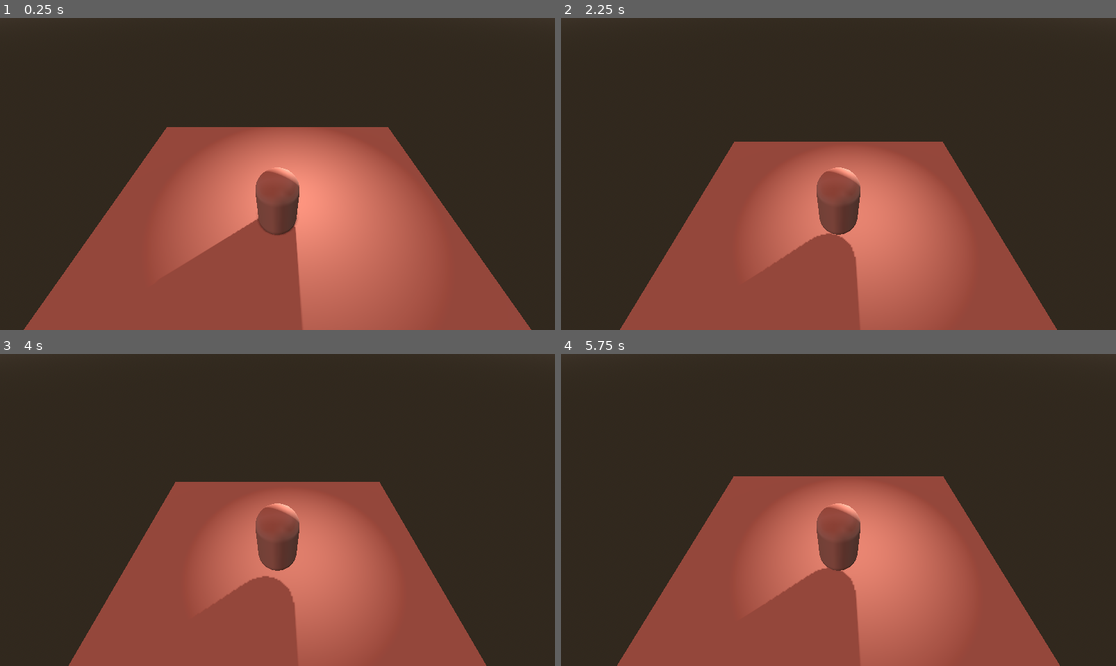
Above: before the commit, frames 1-4 (two rows, left to right).
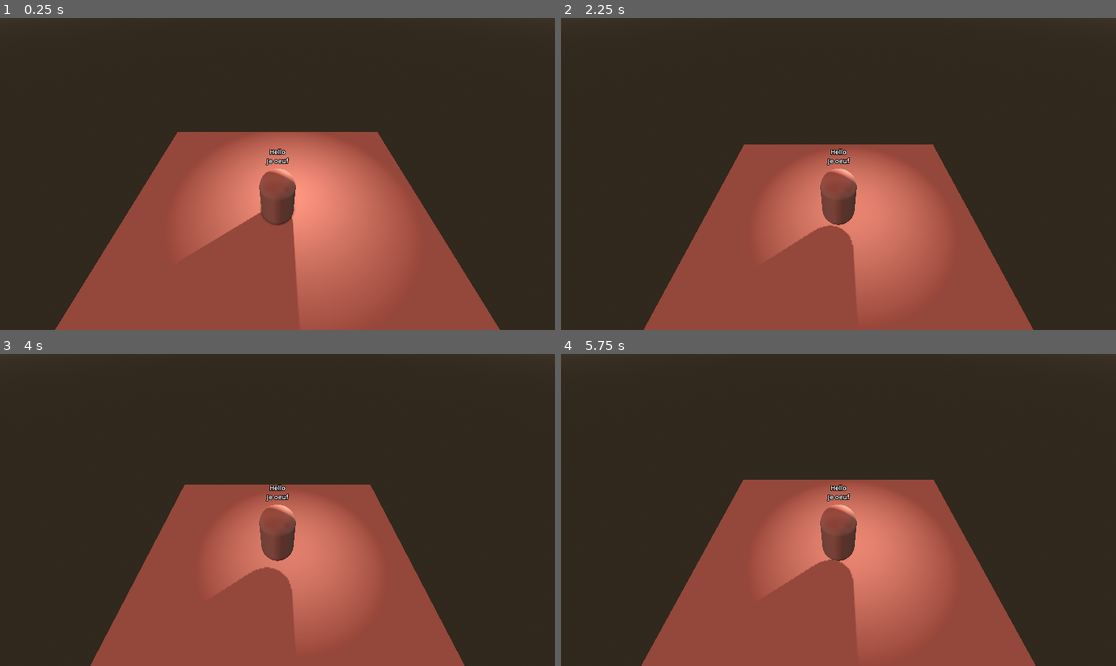
Above: after the commit, the same moments.

Repository: GreenDjango/BrackeysJam2026.1
Game: Godot game, scene res://src/scenes/game.tscn
Two runs of this game, one before a commit and one after it. Both use one fixed random seed, a clock stepped at 60 frames per second and the inputs below.
Inputs:
- Up to frame 1 (0.25 s): no input
- Up to frame 2 (2.25 s): tap Enter at 0.5 s; tap Space at 2 s
- Up to frame 3 (4 s): tap Enter at 3.5 s
- Up to frame 4 (5.75 s): tap Space at 5 s

The runs differ from the first frame. In frame 1, 6.8% of the frame differs, in the area x 4-96%, y 34-100%; in frame 2, 5.0%; in frame 3, 4.7%; in frame 4, 5.2%.

Commit message:
Add personnage dialog

Diff:
--- a/src/scenes/game.tscn
+++ b/src/scenes/game.tscn
@@ -30,8 +30,10 @@
 
 [node name="Player" parent="." unique_id=460088547 instance=ExtResource("1_qfxj7")]
 
-[node name="Camera3D" type="Camera3D" parent="Player" unique_id=130846738]
+[node name="SpringArm3D" type="SpringArm3D" parent="Player" unique_id=225805477]
 transform = Transform3D(1, 0, 0, 0, 0.7071068, 0.7071068, 0, -0.7071068, 0.7071068, 0, 5, 3)
+
+[node name="Camera3D" type="Camera3D" parent="Player/SpringArm3D" unique_id=130846738]
 current = true
 
 [node name="Ground" type="StaticBody3D" parent="." unique_id=1429971742]
--- a/src/scenes/player.tscn
+++ b/src/scenes/player.tscn
@@ -38,7 +38,7 @@
 func remove_life() -> void:
 	if current_life > 0:
 		current_life = current_life - 1
-		$OmniLight3D.light_energy = current_life / float(max_life)
+		$Torch.light_energy = current_life / float(max_life)
 "
 
 [sub_resource type="CapsuleMesh" id="CapsuleMesh_26beo"]
@@ -56,7 +56,14 @@
 transform = Transform3D(1, 0, 0, 0, 1, 0, 0, 0, 1, 0, 1, 0)
 shape = SubResource("CapsuleShape3D_26beo")
 
-[node name="OmniLight3D" type="OmniLight3D" parent="." unique_id=225046883]
+[node name="Torch" type="OmniLight3D" parent="." unique_id=225046883]
 transform = Transform3D(1, 0, 0, 0, 1, 0, 0, 0, 1, 0.5, 2, -1)
 light_color = Color(0.9999997, 0.7524437, 0.66248655, 1)
 shadow_enabled = true
+
+[node name="Dialog" type="Label3D" parent="." unique_id=471950260]
+transform = Transform3D(1, 0, 0, 0, 1, 0, 0, 0, 1, 0, 2.3, 0)
+billboard = 1
+text = "Hello
+Je oeuf"
+vertical_alignment = 2
